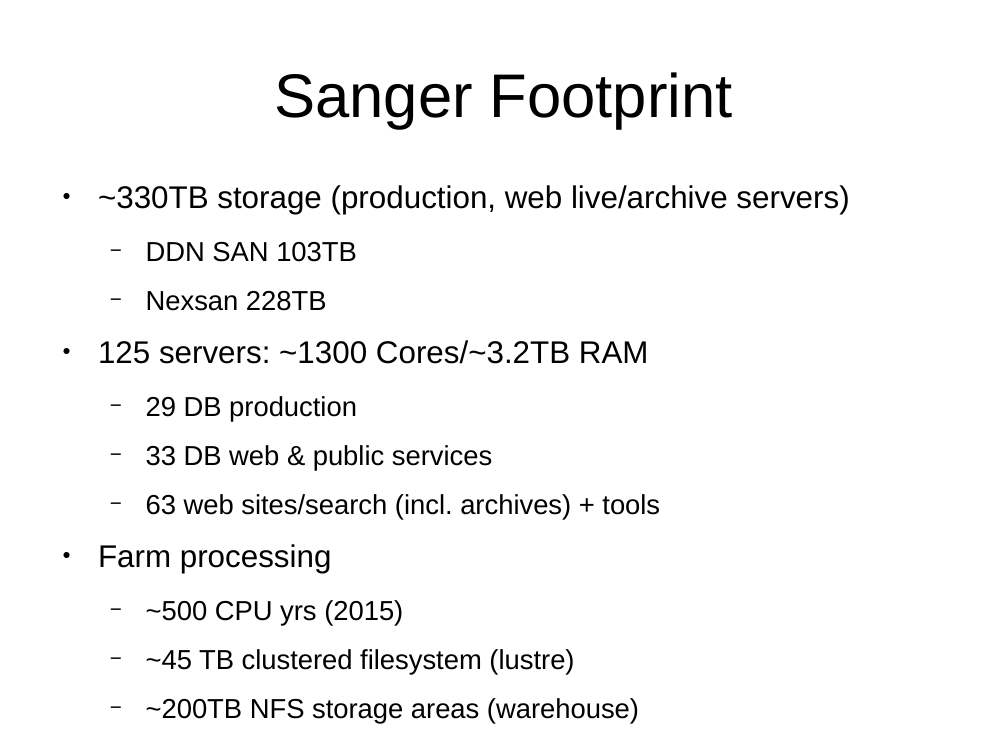
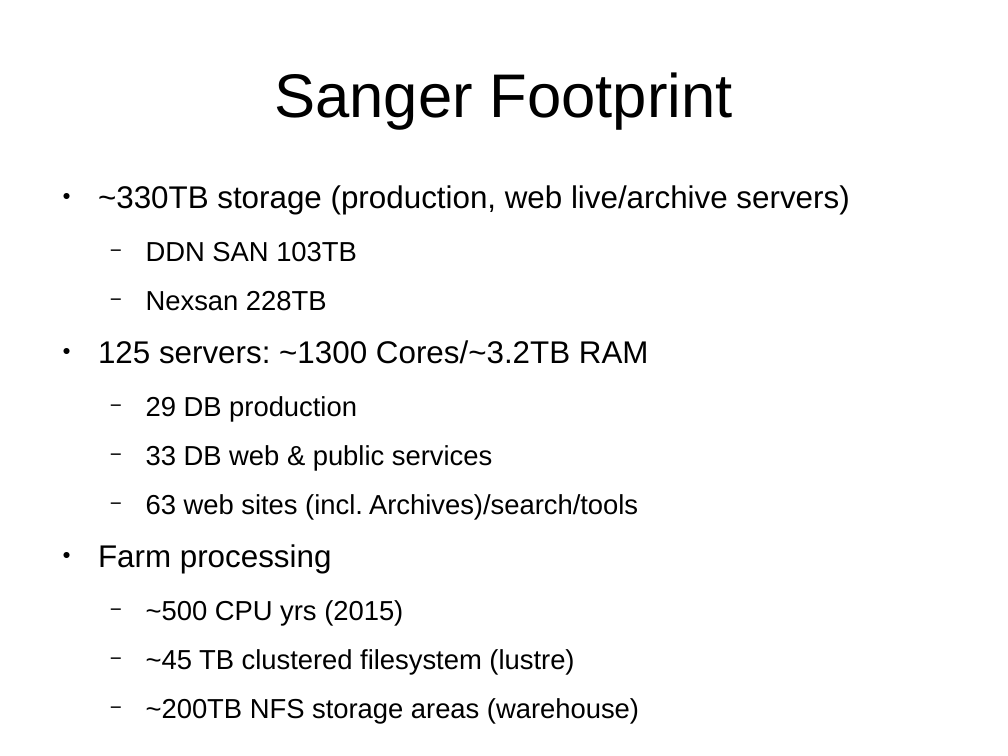
Before and after one commit to avullo/ensembl-migration-pm, a slide deck: slide 5 of data-review-10-16/talk.odp. Drawn at 1008x756 pixels with LibreOffice and Linux fonts; fonts in the diff are those of the drawing; background and template pictures are left out. Boxes give left, top, right and bottom in pixels: in the first picture for what was removed or moved away, otherwise in the second. Text is boxed around its words. In the diff, an @@ line names an element or a change of style, - is before the commit and + after.

```diff
--- a/data-review-10-16/talk.odp
+++ b/data-review-10-16/talk.odp
@@ text at [146,494,638,520]: text changed @@
-  − 63 web sites/search (incl. archives) + tools
+  − 63 web sites (incl. Archives)/search/tools
```
Also in this commit, not shown: 7 other slides changed, 1 slide added, 7 other files.
